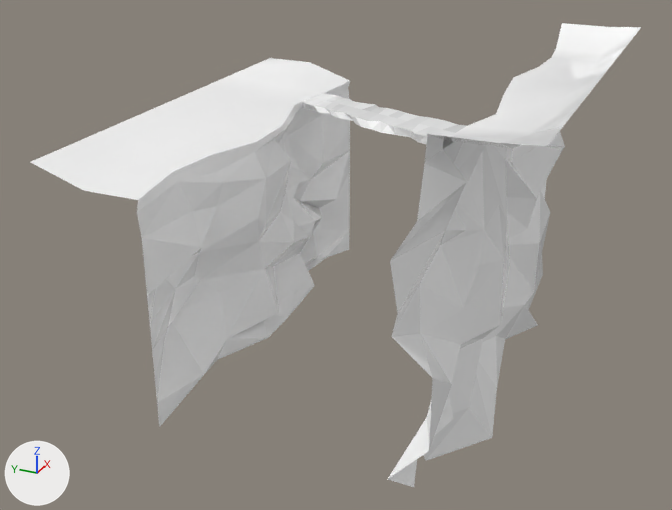
The FBX model Assets/Meshes/level.fbx: old version first, new version second.
One viewpoint serves both versions: a camera (50 mm lens) standing at (-183.6, -75.7, 47.1) and looking at (-3.2, 5.4, -43.1). The axes (+X, +Y, +Z) are drawn at lower left. The lights are the same throughout. Where no turn or scale is listed for an object, it has been applied to the vertices.

In view in the first picture: 'bridge', 'cliffs', 'grass'.
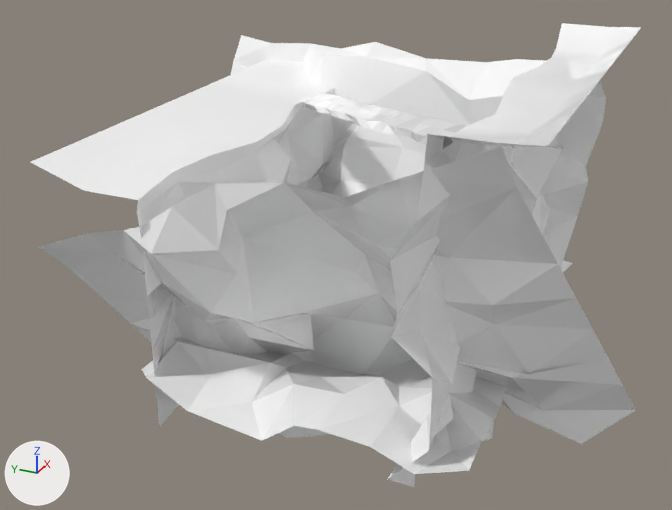
What differs and where, as boxes (x1, y1, x2, y2) in the pictures (672 x 510 px):
'cliffs', reshaped
    before: (137, 89, 565, 487)
    after: (39, 35, 636, 487)
part 1 of me_mesh_001, added
    after: (141, 261, 573, 474)
part 2 of me_mesh_001, added
    after: (231, 35, 606, 268)
part 3 of me_mesh_001, added
    after: (39, 147, 636, 444)

The edits, one by one:
me_mesh_001 has 179 vertices, 287 faces and spans x -54.6..50.4, y -38.4..32.6, z -71.5..-1.1.
me_mesh_001 is used by ob_cliffs; location (0.0, 0.0, 0.0).
me_mesh_001 part 1: the loose piece of 89 vertices spanning x -54.6..50.0, y -38.4..-27.0, z -71.5..-1.1 is copied, and the copy is multiplied about its middle by the matrix ((1.0, 0.0, 0.0), (0.0, 0.0, -1.095), (0.0, 1.0, 0.0)), then moved by (0.0, 29.7, -23.2); it spans x -54.6..50.0, y -41.6..35.6, z -65.2..-53.8.
me_mesh_001 part 2: the loose piece of 89 vertices spanning x -54.6..50.0, y -38.4..-27.0, z -71.5..-1.1 is copied, and the copy is multiplied about its middle by the matrix ((0.0, -0.866, 0.5), (1.0, 0.0, 0.0), (0.0, 0.5, 0.866)), then moved by (35.8, 39.7, 0.0); it spans x 11.8..52.1, y -45.3..59.3, z -69.3..-4.4.
me_mesh_001 part 3: the loose piece of 90 vertices spanning x -50.9..50.4, y 18.3..32.6, z -69.9..-16.6 is copied, and the copy is multiplied about its middle by the matrix ((-0.002, -0.869, -0.85), (0.944, -0.165, 0.491), (-0.331, -0.467, 1.376)), then moved by (-25.7, -32.4, -5.9); it spans x -50.6..-3.3, y -65.5..53.1, z -98.2..2.4.
